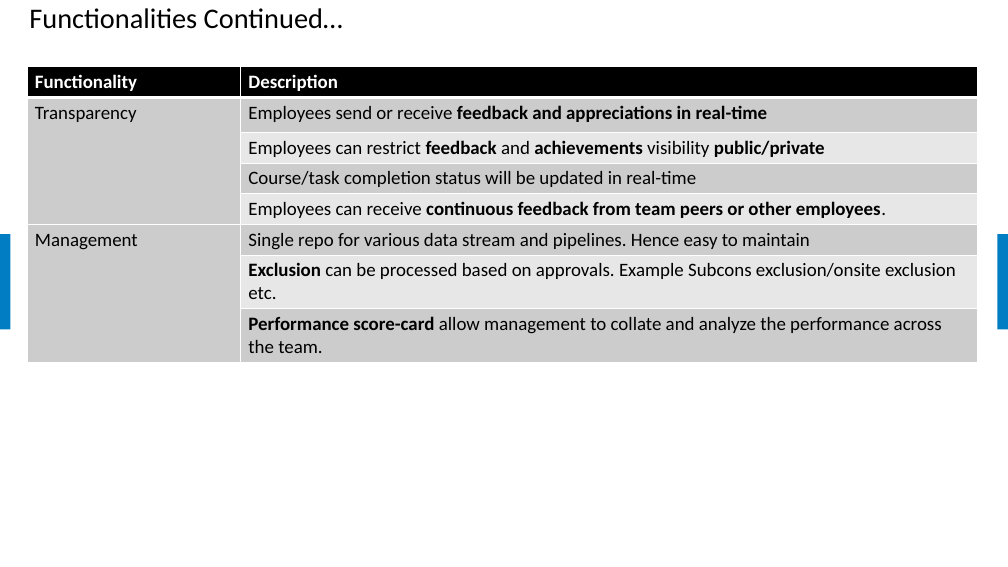
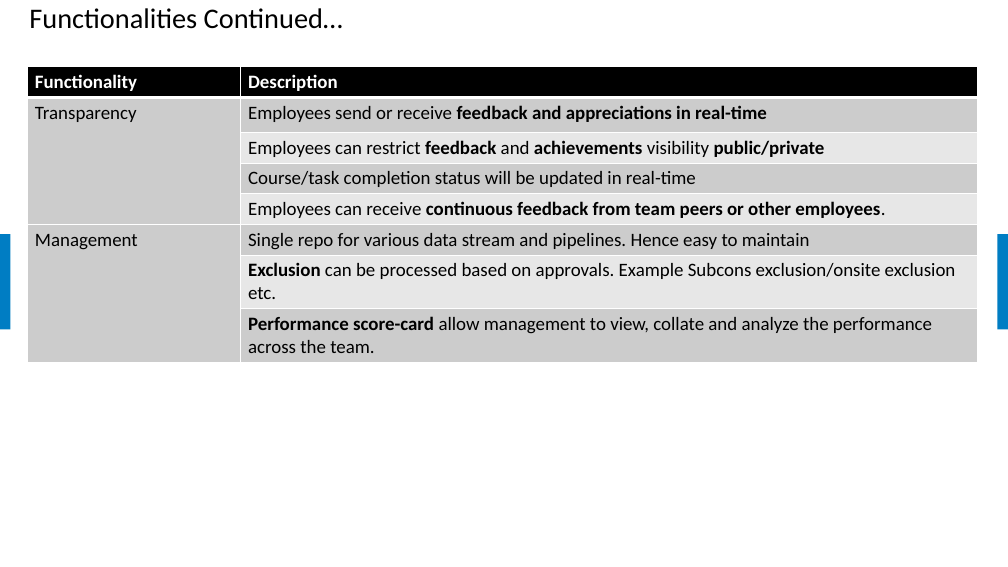
Before and after one commit to samratbasu2019/iSoreDesignArtifacts, a slide deck: slide 5 of iSolve-iCount-Hackathon_Solution.pptx (slide 4 before the commit). Drawn at 1008x567 pixels with LibreOffice and Linux fonts; fonts in the diff are those of the drawing; background and template pictures are left out. Boxes give left, top, right and bottom in pixels: in the first picture for what was removed or moved away, otherwise in the second. Text is boxed around its words. In the diff, an @@ line names an element or a change of style, - is before the commit and + after.

```diff
--- a/iSolve-iCount-Hackathon_Solution.pptx
+++ b/iSolve-iCount-Hackathon_Solution.pptx
@@ table at (x1=27, y1=67, x2=978, y2=360) @@
-row 8, column 2: Performance score-card allow management to collate and analyze the performance across the team.
+row 8, column 2: Performance score-card allow management to view, collate and analyze the performance across the team.
```
Also in this commit, not shown: 1 slide added.
